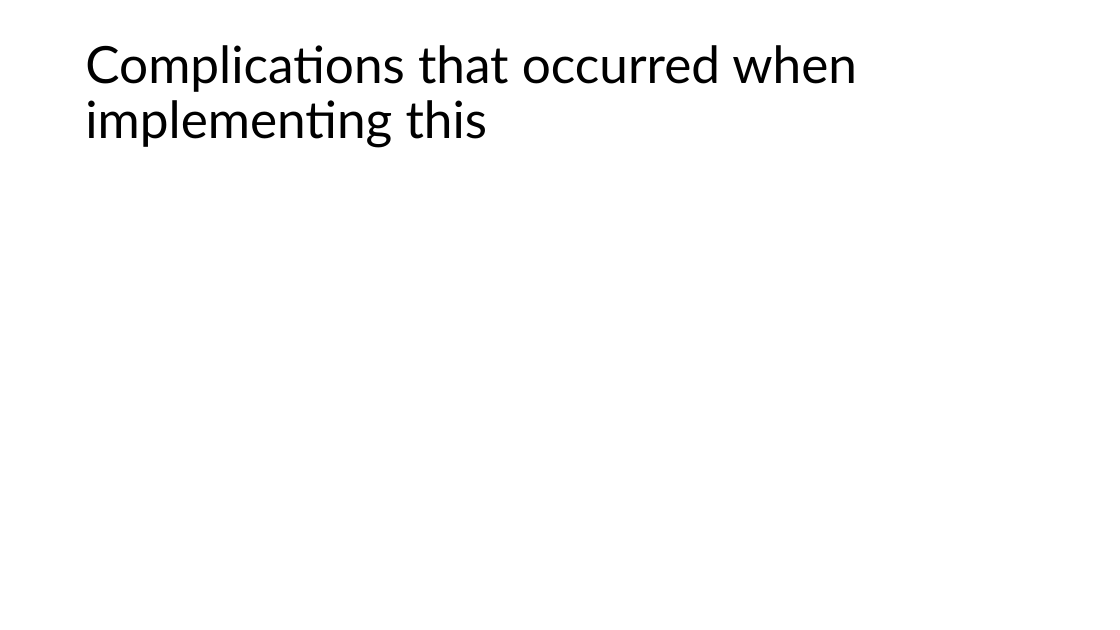
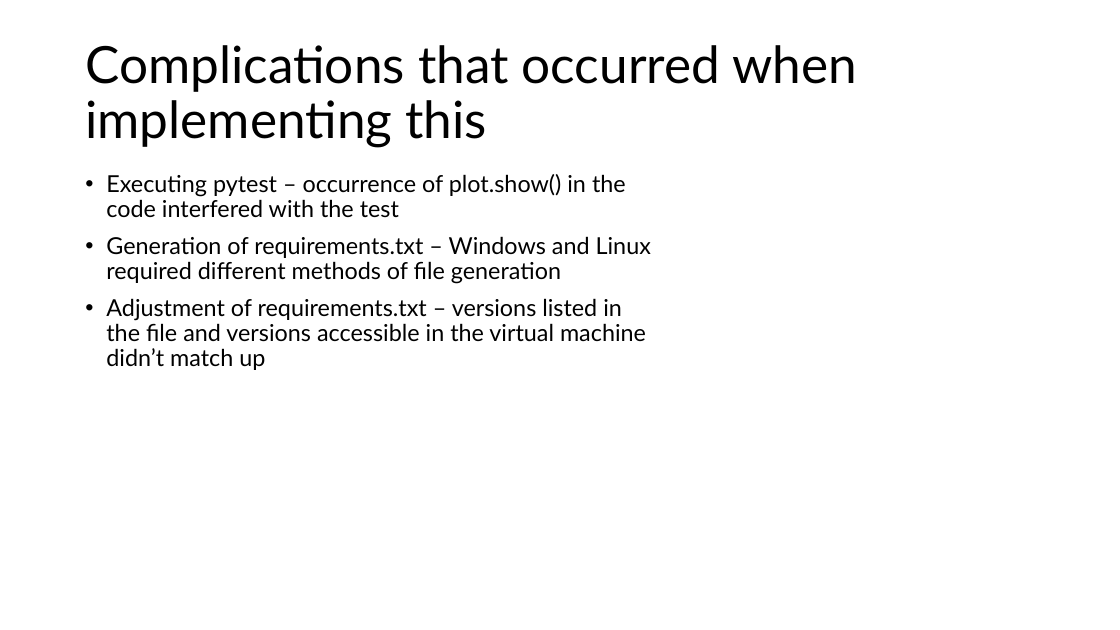
Before and after one commit to haberzdomi/CI-pipeline_project, a slide deck: slide 6 of Präsentation1.pptx. Drawn at 1120x630 pixels with LibreOffice and Linux fonts; fonts in the diff are those of the drawing. Boxes give left, top, right and bottom in pixels: in the first picture for what was removed or moved away, otherwise in the second. Text is boxed around its words. In the diff, an @@ line names an element or a change of style, - is before the commit and + after.

Commit message:
update presentation

```diff
--- a/Präsentation1.pptx
+++ b/Präsentation1.pptx
@@ text added at (x1=106, y1=174, x2=651, y2=370), 20 pt, text #000000 @@
+• Executing pytest – occurrence of plot.show() in the code interfered with the test
+• Generation of requirements.txt – Windows and Linux required different methods of file generation
+• Adjustment of requirements.txt – versions listed in the file and versions accessible in the virtual machine didn’t match up
```
Also in this commit, not shown: 3 other slides changed, 2 slides added, 2 slides removed.
